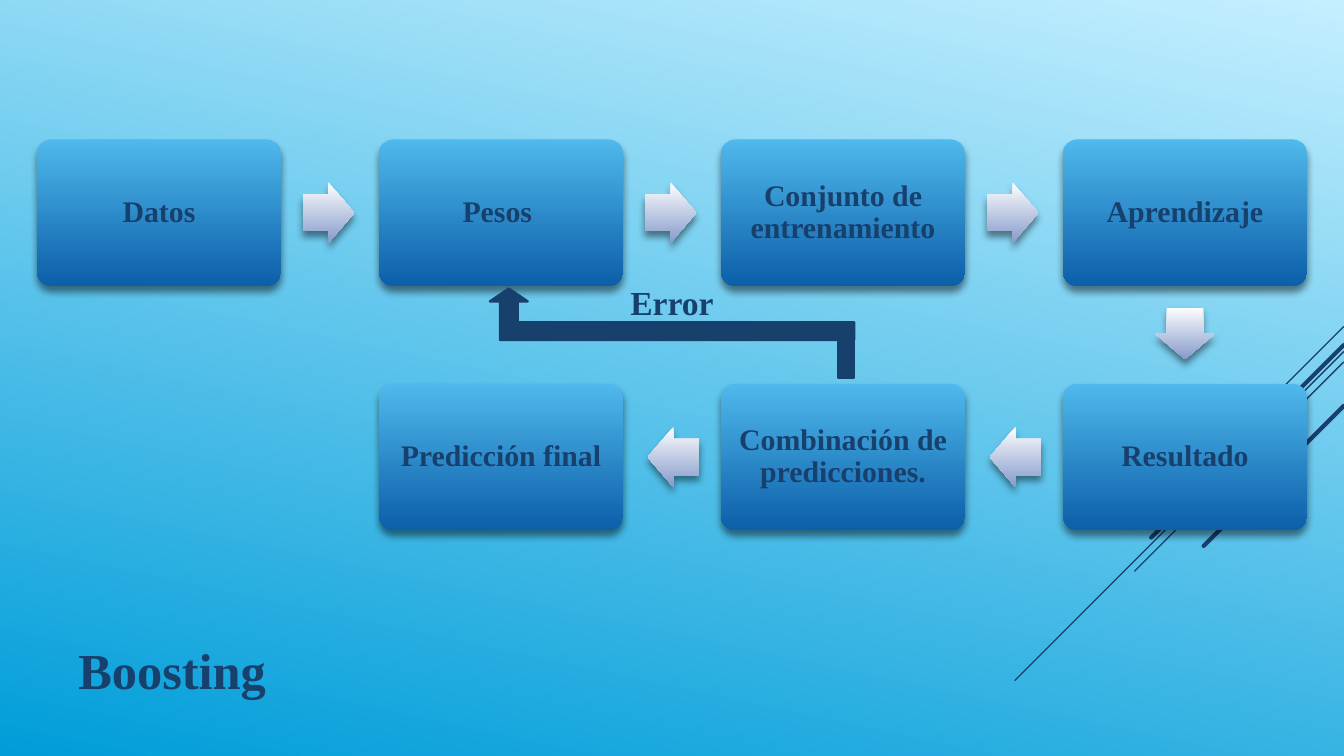
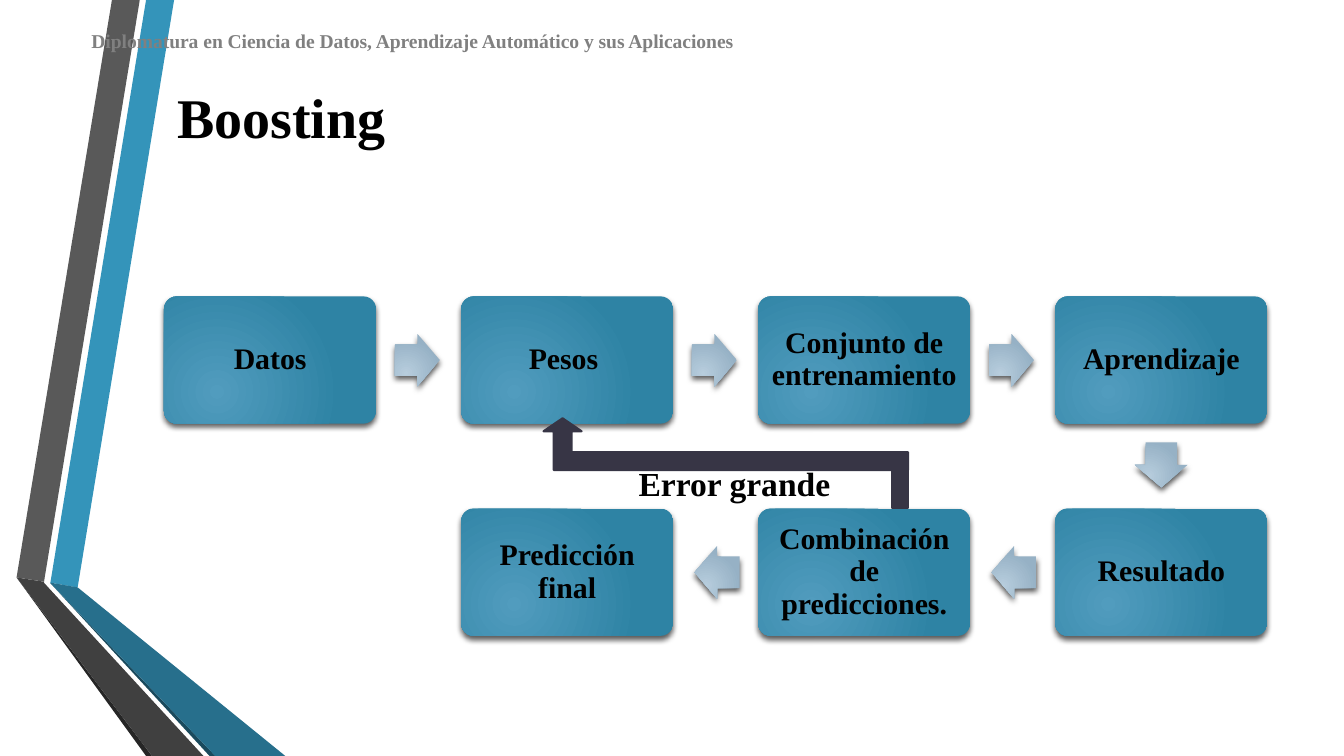
Before and after one commit to DiploDatos/AprendizajeSupervisado, a slide deck: slide 26 of Teórico/Aprendizaje Supervisado - Clase III.ppsx (slide 7 before the commit). Drawn at 1344x756 pixels with LibreOffice and Linux fonts; fonts in the diff are those of the drawing; background and template pictures are left out. Boxes give left, top, right and bottom in pixels: in the first picture for what was removed or moved away, otherwise in the second. Text is boxed around its words. In the diff, an @@ line names an element or a change of style, - is before the commit and + after.

```diff
--- a/Teórico/Aprendizaje Supervisado - Clase III.ppsx
+++ b/Teórico/Aprendizaje Supervisado - Clase III.ppsx
@@ background gradient #C4EFFF to #009DD9 to picture (left out) @@
@@ text added at <box>91,33,733,53</box>, 10.5 pt, text #808080, bold @@
+Diplomatura en Ciencia de Datos, Aprendizaje Automático y sus Aplicaciones
@@ title "Boosting": place and size @@
-title "Boosting" at <box>78,654,266,700</box>
+title "Boosting" at <box>177,99,385,149</box>
@@ title "Boosting" at <box>177,99,385,149</box>: size 27 to 30 pt, text colour #17406D to #000000 @@
@@ text colour #17406D to #000000 in 7 elements at <box>779,528,949,620</box>, <box>1098,560,1225,582</box>, <box>500,544,635,599</box>, <box>772,332,957,386</box>, <box>1083,348,1239,375</box>, <box>529,349,598,370</box>, <box>234,349,307,370</box> @@
@@ text "Datos": place and size @@
-text "Datos" at <box>123,202,196,222</box>
+text "Datos" at <box>234,349,307,370</box>
@@ text "Pesos": place and size @@
-text "Pesos" at <box>463,202,532,222</box>
+text "Pesos" at <box>529,349,598,370</box>
@@ text "Conjunto de entrenamiento": place and size @@
-text "Conjunto de entrenamiento" at <box>751,185,936,238</box>
+text "Conjunto de entrenamiento" at <box>772,332,957,386</box>
@@ text "Aprendizaje": place and size @@
-text "Aprendizaje" at <box>1107,201,1263,228</box>
+text "Aprendizaje" at <box>1083,348,1239,375</box>
@@ group removed at <box>36,140,1308,531</box>: 7 rounded rectangles, 5 right arrows @@
@@ bent up arrow: place and size @@
-bent up arrow at <box>489,289,853,340</box>
+bent up arrow at <box>543,418,907,469</box>
@@ bent up arrow at <box>543,418,907,469</box>: fill #17406D to #373545; outline #17406D 1.25 pt to #373545 1.25 pt @@
@@ group removed at <box>1015,327,1344,680</box>: 5 lines @@
@@ right arrow at <box>1134,442,1187,487</box>: fill gradient #FEFEFF to #879BCB to gradient #B8CEDD to #96B3C5; shadow changed; rotation 180 to 90 degrees @@
@@ text at <box>639,470,831,503</box>: text changed; text colour #17406D to #000000 @@
-Error
+Error grande
@@ rectangle: place and size @@
-rectangle at <box>839,327,855,378</box>
+rectangle at <box>892,457,909,508</box>
@@ rectangle at <box>892,457,909,508</box>: fill #17406D to #373545; outline #17406D 1.25 pt to #373545 1.25 pt @@
@@ group added at <box>164,297,1267,636</box>: 7 rounded rectangles, 5 right arrows @@
@@ text "Predicción final": place and size @@
-text "Predicción final" at <box>401,445,601,466</box>
+text "Predicción final" at <box>500,544,635,599</box>
@@ text "Combinación de predicciones.": place and size @@
-text "Combinación de predicciones." at <box>739,429,947,488</box>
+text "Combinación de predicciones." at <box>779,528,949,620</box>
@@ text "Resultado": place and size @@
-text "Resultado" at <box>1121,445,1248,466</box>
+text "Resultado" at <box>1098,560,1225,582</box>
@@ group added at <box>16,0,286,756</box>: 6 freeform shapes @@
```
Also in this commit, not shown: 17 other slides changed, 19 slides added, 18 slides removed, 4 other files.
